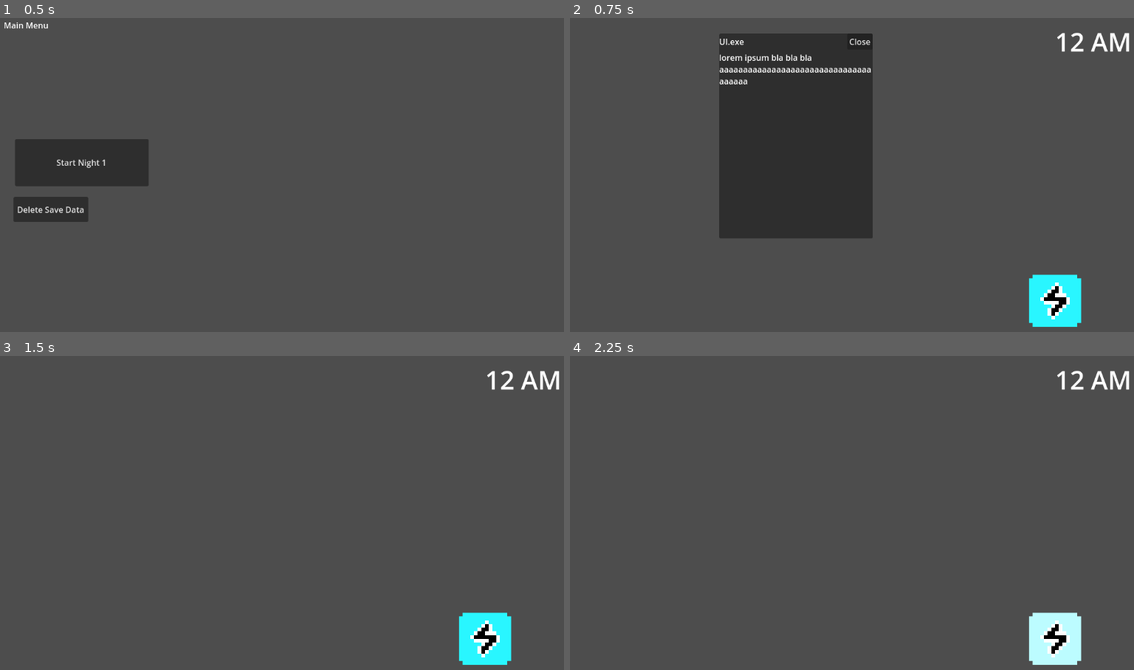
Above: before the commit, frames 1-4 (two rows, left to right).
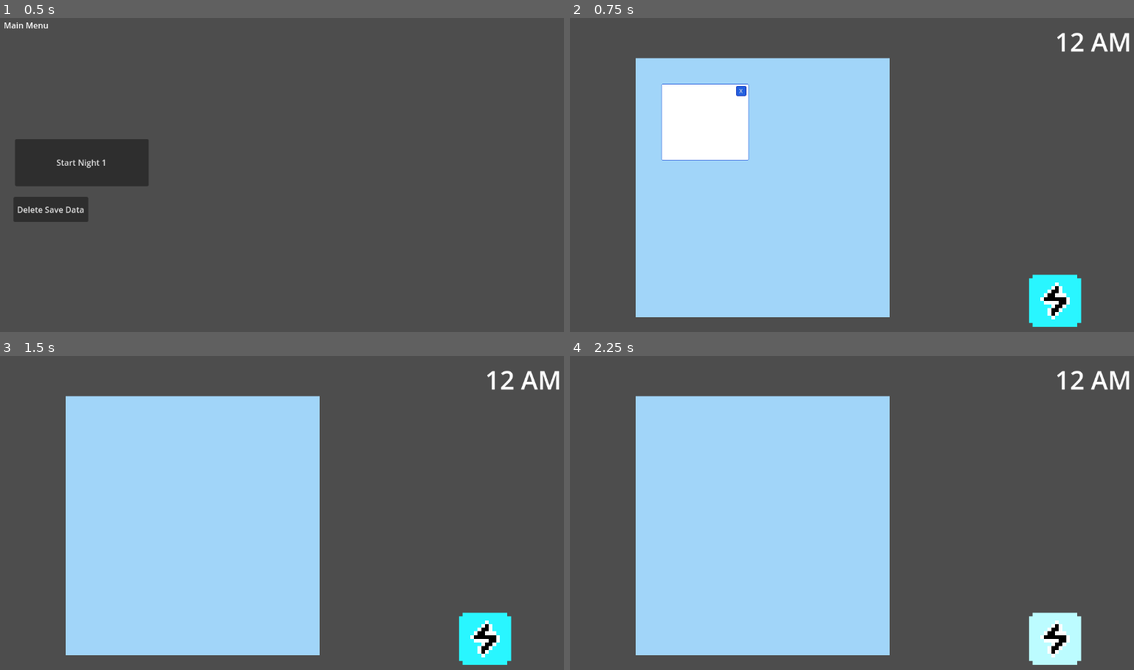
Above: after the commit, the same moments.

Repository: Goonchii/SitNSurviveTest
Game: Godot game, scene res://scenes/MainMenu.tscn
Two runs of this game, one before a commit and one after it. Both use one fixed random seed, a clock stepped at 60 frames per second and the inputs below.
Inputs (mouse positions are in pixels of both pictures, inside the frame that each line leads up to):
- Up to frame 1 (0.5 s): no input
- Up to frame 2 (0.75 s): click "Start Night 1" at 0.5 s
- Up to frame 3 (1.5 s): click "Close" (after the commit: "X") at 1.25 s
- Up to frame 4 (2.25 s): click (1055, 638) at 2 s

Frame 1 is identical in both runs. In frame 2, 39% of the frame differs, in the area x 11-57%, y 4-96%; in frame 3, 37%; in frame 4, 37%.

Commit message:
Started testing UI textures

Diff:
--- a/project.godot
+++ b/project.godot
@@ -21,5 +21,6 @@
 
 [rendering]
 
+textures/canvas_textures/default_texture_filter=0
 renderer/rendering_method="gl_compatibility"
 renderer/rendering_method.mobile="gl_compatibility"
--- a/scenes/office.tscn
+++ b/scenes/office.tscn
@@ -8,6 +8,7 @@
 [ext_resource type="Texture2D" uid="uid://w20fl61184de" path="res://assets/Buttons/ShockButtonON.png" id="6_fmddn"]
 [ext_resource type="Texture2D" uid="uid://cnlf2a7b3t1uf" path="res://assets/Buttons/ShockButtonHOVER.png" id="7_gdafm"]
 [ext_resource type="Script" uid="uid://c44iro3yeixsp" path="res://scripts/UI_window_test.gd" id="8_fmddn"]
+[ext_resource type="Theme" uid="uid://dasfnp51pki8x" path="res://themes/window.tres" id="8_gdafm"]
 
 [sub_resource type="GDScript" id="GDScript_7jj4f"]
 script/source = "extends Control
@@ -63,46 +64,54 @@
 
 [node name="CanvasLayer" type="CanvasLayer" parent="."]
 
-[node name="PanelContainer" type="PanelContainer" parent="CanvasLayer"]
+[node name="Control" type="ColorRect" parent="CanvasLayer"]
+offset_left = 163.0
+offset_top = 80.0
+offset_right = 659.0
+offset_bottom = 586.0
+color = Color(0.63008255, 0.8354871, 0.973978, 1)
+
+[node name="PanelContainer" type="PanelContainer" parent="CanvasLayer/Control"]
+layout_mode = 1
 anchors_preset = 5
 anchor_left = 0.5
 anchor_right = 0.5
-offset_left = -250.0
-offset_top = 32.0
-offset_right = 50.0
-offset_bottom = 432.0
+offset_left = -198.0
+offset_top = 50.0
+offset_right = -27.0
+offset_bottom = 200.0
 grow_horizontal = 2
+theme = ExtResource("8_gdafm")
+theme_type_variation = &"WindowPanel"
 script = ExtResource("8_fmddn")
 
-[node name="Drag_Button" type="Button" parent="CanvasLayer/PanelContainer"]
-visible = false
-modulate = Color(1, 1, 1, 0)
-layout_mode = 2
-
-[node name="VBoxContainer" type="VBoxContainer" parent="CanvasLayer/PanelContainer"]
+[node name="VBoxContainer" type="VBoxContainer" parent="CanvasLayer/Control/PanelContainer"]
 layout_mode = 2
 mouse_filter = 2
 
-[node name="HBoxContainer" type="HBoxContainer" parent="CanvasLayer/PanelContainer/VBoxContainer"]
+[node name="HBoxContainer" type="HBoxContainer" parent="CanvasLayer/Control/PanelContainer/VBoxContainer"]
 layout_mode = 2
 mouse_filter = 2
 
-[node name="Label" type="Label" parent="CanvasLayer/PanelContainer/VBoxContainer/HBoxContainer"]
+[node name="Label" type="Label" parent="CanvasLayer/Control/PanelContainer/VBoxContainer/HBoxContainer"]
 layout_mode = 2
 size_flags_horizontal = 3
 text = "UI.exe"
 
-[node name="Close_Button" type="Button" parent="CanvasLayer/PanelContainer/VBoxContainer/HBoxContainer"]
+[node name="Close_Button" type="Button" parent="CanvasLayer/Control/PanelContainer/VBoxContainer/HBoxContainer"]
+custom_minimum_size = Vector2(20, 20)
 layout_mode = 2
 size_flags_horizontal = 8
-text = "Close"
+size_flags_vertical = 0
+text = "X"
+autowrap_mode = 1
+autowrap_trim_flags = 0
+icon_alignment = 1
 
-[node name="RichTextLabel" type="RichTextLabel" parent="CanvasLayer/PanelContainer/VBoxContainer"]
+[node name="RichTextLabel" type="RichTextLabel" parent="CanvasLayer/Control/PanelContainer/VBoxContainer"]
 layout_mode = 2
 mouse_filter = 2
 text = "lorem ipsum bla bla bla aaaaaaaaaaaaaaaaaaaaaaaaaaaaaaaaaaaaaa"
 fit_content = true
 
-[connection signal="button_down" from="CanvasLayer/PanelContainer/Drag_Button" to="CanvasLayer/PanelContainer" method="_on_drag_button_button_down"]
-[connection signal="button_up" from="CanvasLayer/PanelContainer/Drag_Button" to="CanvasLayer/PanelContainer" method="_on_drag_button_button_up"]
-[connection signal="button_up" from="CanvasLayer/PanelContainer/VBoxContainer/HBoxContainer/Close_Button" to="CanvasLayer/PanelContainer" method="_on_close_button_button_up"]
+[connection signal="button_up" from="CanvasLayer/Control/PanelContainer/VBoxContainer/HBoxContainer/Close_Button" to="CanvasLayer/Control/PanelContainer" method="_on_close_button_button_up"]
--- a/scripts/UI_window_test.gd
+++ b/scripts/UI_window_test.gd
@@ -1,14 +1,49 @@
-extends PanelContainer
+extends Control
 
-var dragging := false
+var isDragging = false
+var movedToTop = false
+var parent
+var offset
 
-func _gui_input(event: InputEvent) -> void:
+func _gui_input(event):
 	if event is InputEventMouseButton:
-		if event.button_index == MOUSE_BUTTON_LEFT:
-			dragging = event.pressed
+		if event.button_index == MOUSE_BUTTON_LEFT and event.pressed:
+			offset = get_local_mouse_position()
+			isDragging = true
 
-	elif event is InputEventMouseMotion and dragging:
-		global_position += event.relative
+func _ready():
+	var _parent = get_parent()
+	if _parent is Control:
+		parent = _parent
+
+func _process(_delta):
+	if isDragging:
+		if Input.is_mouse_button_pressed(MOUSE_BUTTON_LEFT):
+			var pos = get_viewport().get_mouse_position() - offset;
+
+			if (parent != null):
+				pos -= parent.global_position
+
+				var _w = parent.size.x - size.x
+				var _h = parent.size.y - size.y
+
+				if (pos.x <= 0):
+					pos.x = 0
+				elif (pos.x > _w):
+					pos.x = _w
+
+				if (pos.y <= 0):
+					pos.y = 0
+				elif (pos.y > _h):
+					pos.y = _h
+			if !movedToTop && parent != null:
+				parent.move_child(self, parent.get_child_count())
+				movedToTop = true
+
+			position = pos
+		else:
+			isDragging = false
+			movedToTop = false
 
 func _on_close_button_button_up() -> void:
 	self.visible = false
--- /dev/null
+++ b/themes/window.tres
@@ -0,0 +1,32 @@
+[gd_resource type="Theme" load_steps=5 format=3 uid="uid://dasfnp51pki8x"]
+
+[ext_resource type="Texture2D" uid="uid://dmtucr8t8xbkt" path="res://assets/window texture.png" id="1_7vjm3"]
+
+[sub_resource type="StyleBoxFlat" id="StyleBoxFlat_7vjm3"]
+bg_color = Color(0.13725491, 0.37254903, 0.8745098, 1)
+border_width_left = 1
+border_width_top = 1
+border_width_right = 1
+border_width_bottom = 1
+border_color = Color(0.12512475, 0.21561956, 0.7081052, 1)
+corner_radius_top_left = 2
+corner_radius_top_right = 2
+corner_radius_bottom_right = 2
+corner_radius_bottom_left = 2
+
+[sub_resource type="AtlasTexture" id="AtlasTexture_1t7hk"]
+atlas = ExtResource("1_7vjm3")
+region = Rect2(16, 16, 9, 9)
+
+[sub_resource type="StyleBoxTexture" id="StyleBoxTexture_ogi88"]
+texture = SubResource("AtlasTexture_1t7hk")
+texture_margin_left = 5.0
+texture_margin_top = 4.0
+texture_margin_right = 5.0
+texture_margin_bottom = 4.0
+
+[resource]
+Button/font_sizes/font_size = 11
+Button/styles/normal = SubResource("StyleBoxFlat_7vjm3")
+WindowPanel/base_type = &"PanelContainer"
+WindowPanel/styles/panel = SubResource("StyleBoxTexture_ogi88")
Binary file added: assets/window texture.png
Not shown, added: assets/window texture.png.import
Not shown: 1 places in scenes/office.tscn that only renumber resources
